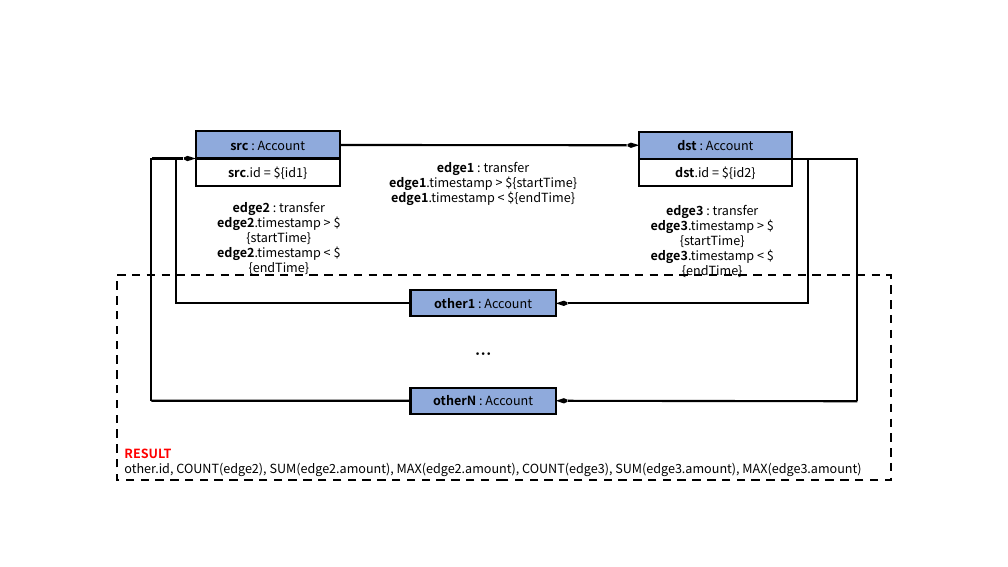
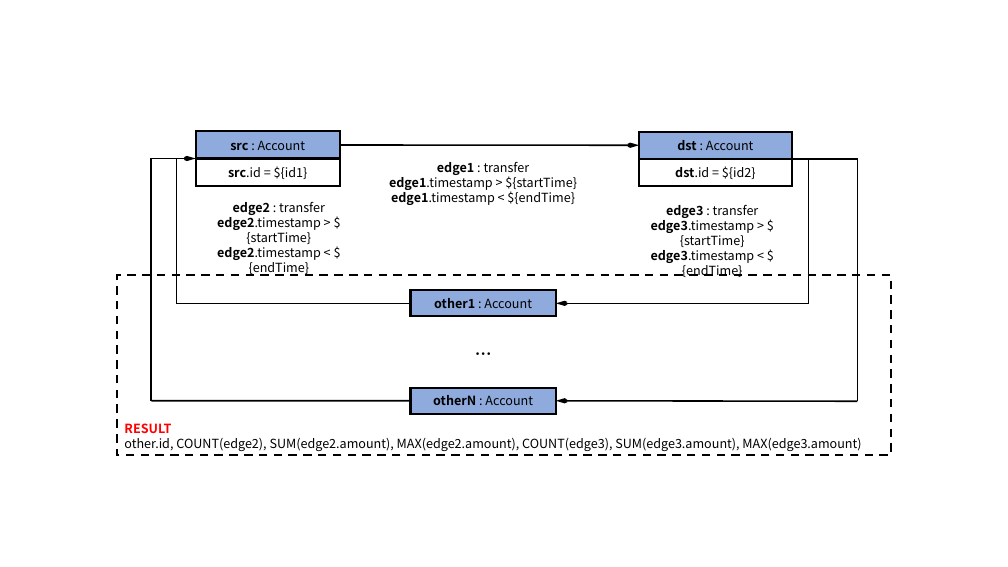
Before and after one commit to ldbc/ldbc_finbench_docs, a slide deck: slide 4 of patterns/transaction-complex-read.pptx. Drawn at 1008x567 pixels with LibreOffice and Linux fonts; fonts in the diff are those of the drawing. Boxes give left, top, right and bottom in pixels: in the first picture for what was removed or moved away, otherwise in the second. Text is boxed around its words. In the diff, an @@ line names an element or a change of style, - is before the commit and + after.

```diff
--- a/patterns/transaction-complex-read.pptx
+++ b/patterns/transaction-complex-read.pptx
@@ line (808, 159) - (808, 304): stroke #000000 2 pt to #000000 1.5 pt @@
@@ rectangle "RESULT": place and size @@
-rectangle "RESULT" at (117,275,892,480)
+rectangle "RESULT" at (117,275,892,455)
```
Also in this commit, not shown: 12 other slides changed, 43 other files.
